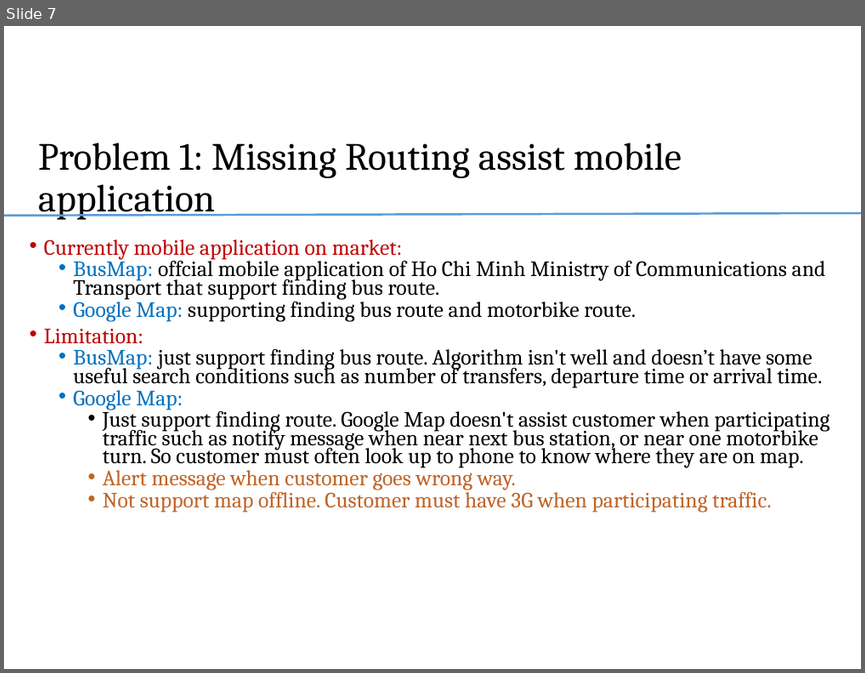
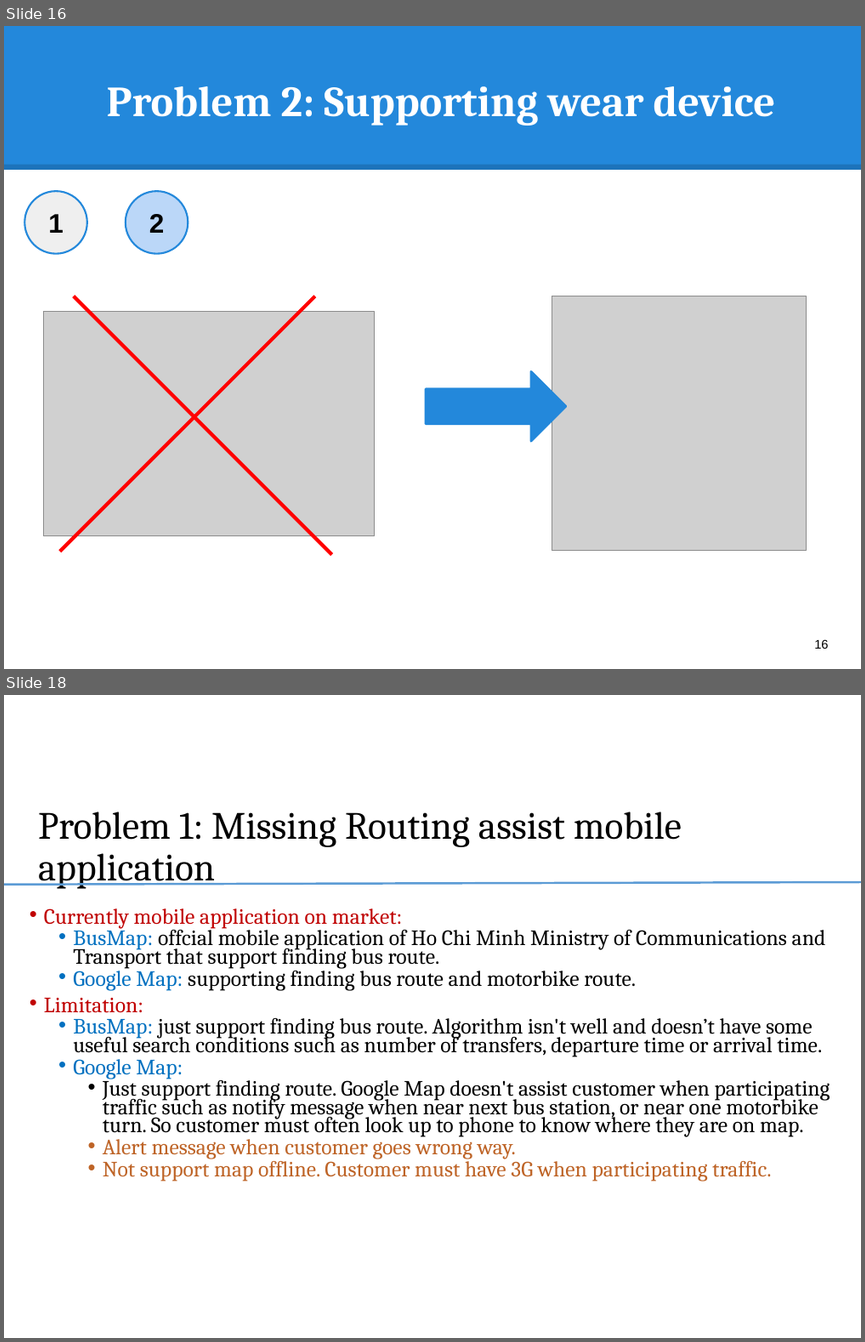
Before and after one commit to hqt/street-router, a slide deck: Document/presentation/full presentation.pptx. Shown one above the other, each under a label of ours: slide 7 before the commit, slides 16 and 18 after it; the slides between them are not shown. The pictures are 865x673 and 865x1342 pixels, drawn with LibreOffice and Linux fonts; fonts in the diff are those of the drawing; grey boxes stand for pictures. Boxes give left, top, right and bottom in pixels: in the first picture for what was removed or moved away, otherwise in the second. Text is boxed around its words. In the diff, an @@ line names an element or a change of style, - is before the commit and + after.

```diff
--- a/Document/presentation/full presentation.pptx
+++ b/Document/presentation/full presentation.pptx
@@ slide 16 added at (4,26,861,669), background #FFFFFF @@
@@ rectangle added at (4,26,861,170), fill #2388DB @@
@@ title added at (107,86,776,125), 36 pt, text #FFFFFF, bold @@
+Problem 2: Supporting wear device
@@ line added from (4, 166) to (861, 166), #000000 4.5 pt @@
@@ ellipse added at (24,192,87,254), fill #EFEFEF, outline #2388DB 1.5 pt, 22.5 pt, text #000000, bold @@
+1
@@ ellipse added at (126,192,188,254), fill #BBD7F8, outline #2388DB 1.5 pt, 22.5 pt, text #000000, bold @@
+2
@@ line added from (315, 296) to (60, 551), #FF0000 3 pt @@
@@ line added from (332, 555) to (74, 296), #FF0000 3 pt @@
@@ picture added at (551,296,806,550) @@
@@ picture added at (43,311,373,535) @@
@@ right arrow added at (426,371,565,441), fill #2388DB, outline #2388DB 2 pt @@
@@ page number added at (814,639,828,648), 10.5 pt, text #000000 @@
+16
@@ what was slide 7 is now slide 18 @@
```
Also in this commit, not shown: 2 slides changed, 11 other slides added.
